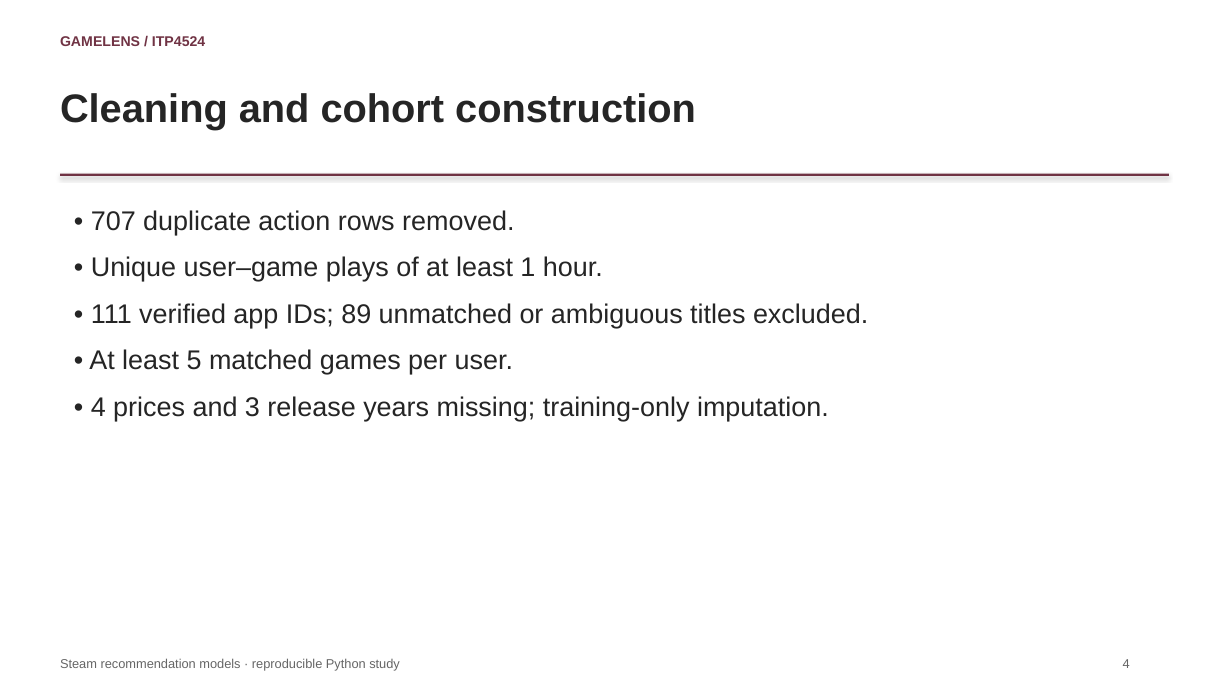
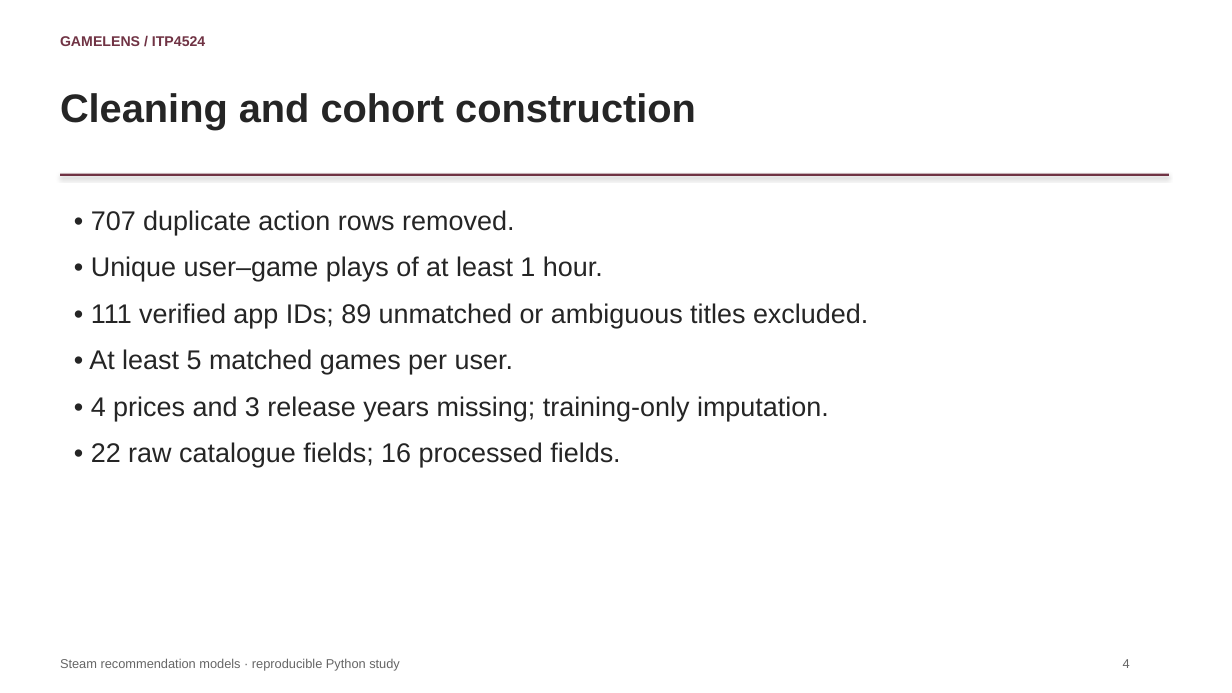
Before and after one commit to CalebChan411/ITP4524GP, a slide deck: slide 4 of part_b/game_recommendation/presentation.pptx. Drawn at 1232x693 pixels with LibreOffice and Linux fonts; fonts in the diff are those of the drawing. Boxes give left, top, right and bottom in pixels: in the first picture for what was removed or moved away, otherwise in the second. Text is boxed around its words. In the diff, an @@ line names an element or a change of style, - is before the commit and + after.

```diff
--- a/part_b/game_recommendation/presentation.pptx
+++ b/part_b/game_recommendation/presentation.pptx
@@ text at (91,442,620,467): paragraph added @@
+• 22 raw catalogue fields; 16 processed fields.
```
Also in this commit, not shown: 1 other slide changed, 18 other files.
